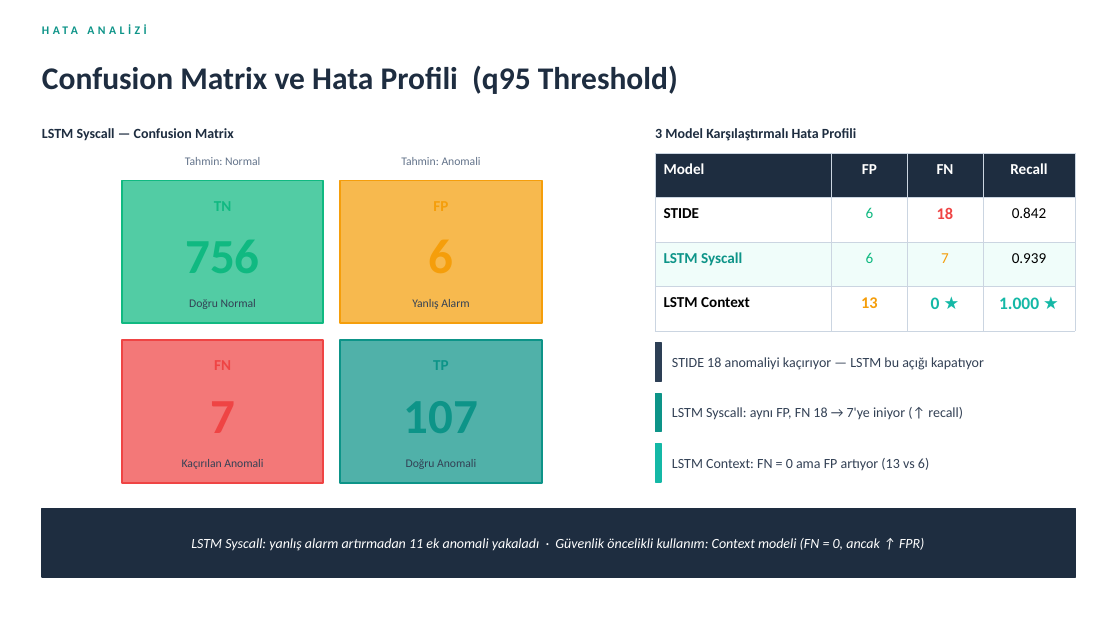
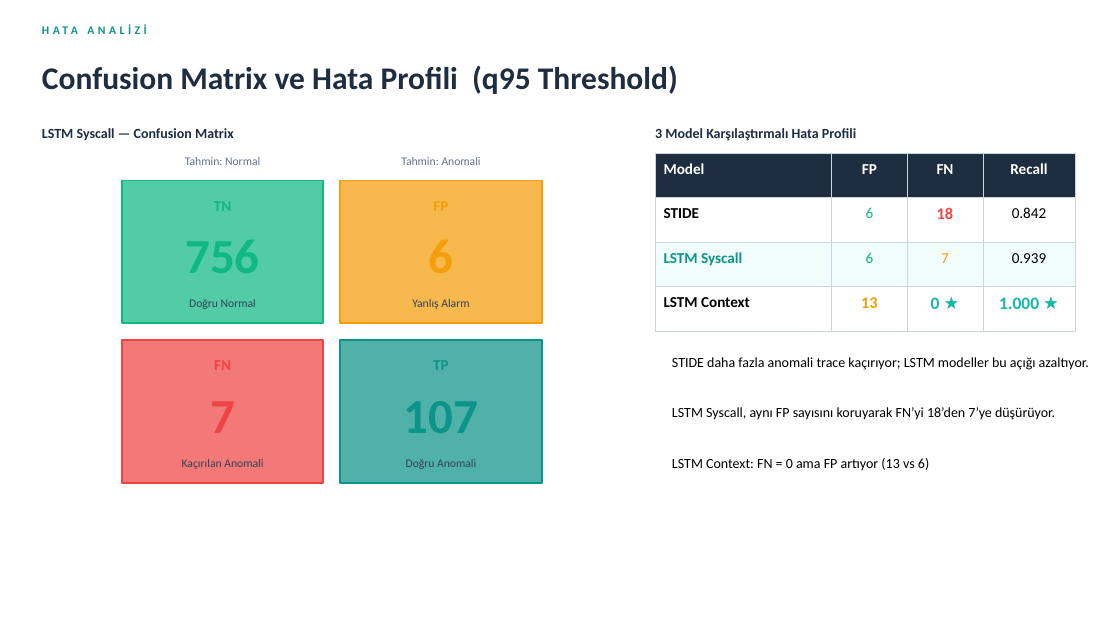
Before and after one commit to Emirhanmu/LSTM-Based-HIDS-on-System-Call-Sequences, a slide deck: slide 8 of presentations/Final_Presentation.pptx. Drawn at 1120x630 pixels with LibreOffice and Linux fonts; fonts in the diff are those of the drawing. Boxes give left, top, right and bottom in pixels: in the first picture for what was removed or moved away, otherwise in the second. Text is boxed around its words. In the diff, an @@ line names an element or a change of style, - is before the commit and + after.

```diff
--- a/presentations/Final_Presentation.pptx
+++ b/presentations/Final_Presentation.pptx
@@ rectangle removed at <box>655,343,661,381</box> @@
@@ text at <box>672,357,1089,370</box>: text changed; text colour #334155 to #000000 @@
-STIDE 18 anomaliyi kaçırıyor — LSTM bu açığı kapatıyor
+STIDE daha fazla anomali trace kaçırıyor; LSTM modeller bu açığı azaltıyor.
@@ rectangle removed at <box>655,393,661,432</box> @@
@@ text at <box>672,407,1055,420</box>: text changed; text colour #334155 to #000000 @@
-LSTM Syscall: aynı FP, FN 18 → 7'ye iniyor (↑ recall)
+LSTM Syscall, aynı FP sayısını koruyarak FN’yi 18’den 7’ye düşürüyor.
@@ rectangle removed at <box>655,444,661,482</box> @@
@@ text "LSTM Context: FN = 0 ..." at <box>672,458,929,471</box>: text colour #334155 to #000000 @@
@@ rectangle removed at <box>42,508,1075,577</box> @@
@@ text removed at <box>191,538,924,551</box> @@
-LSTM Syscall: yanlış alarm artırmadan 11 ek anomali yakaladı · Güvenlik öncelikli kullanım: Context modeli (FN = 0, ancak ↑ FPR)
```
Also in this commit, not shown: 8 other slides changed.
